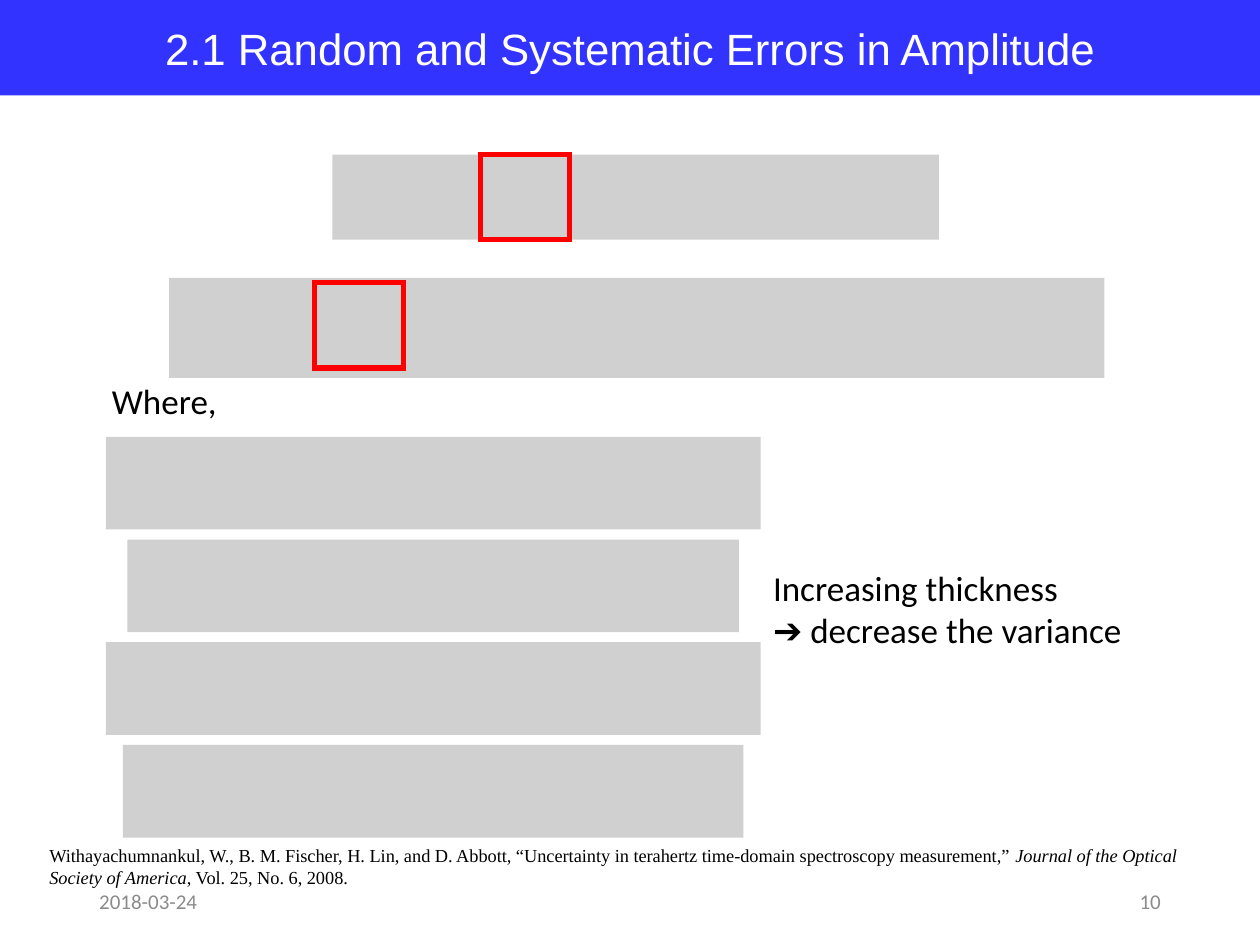
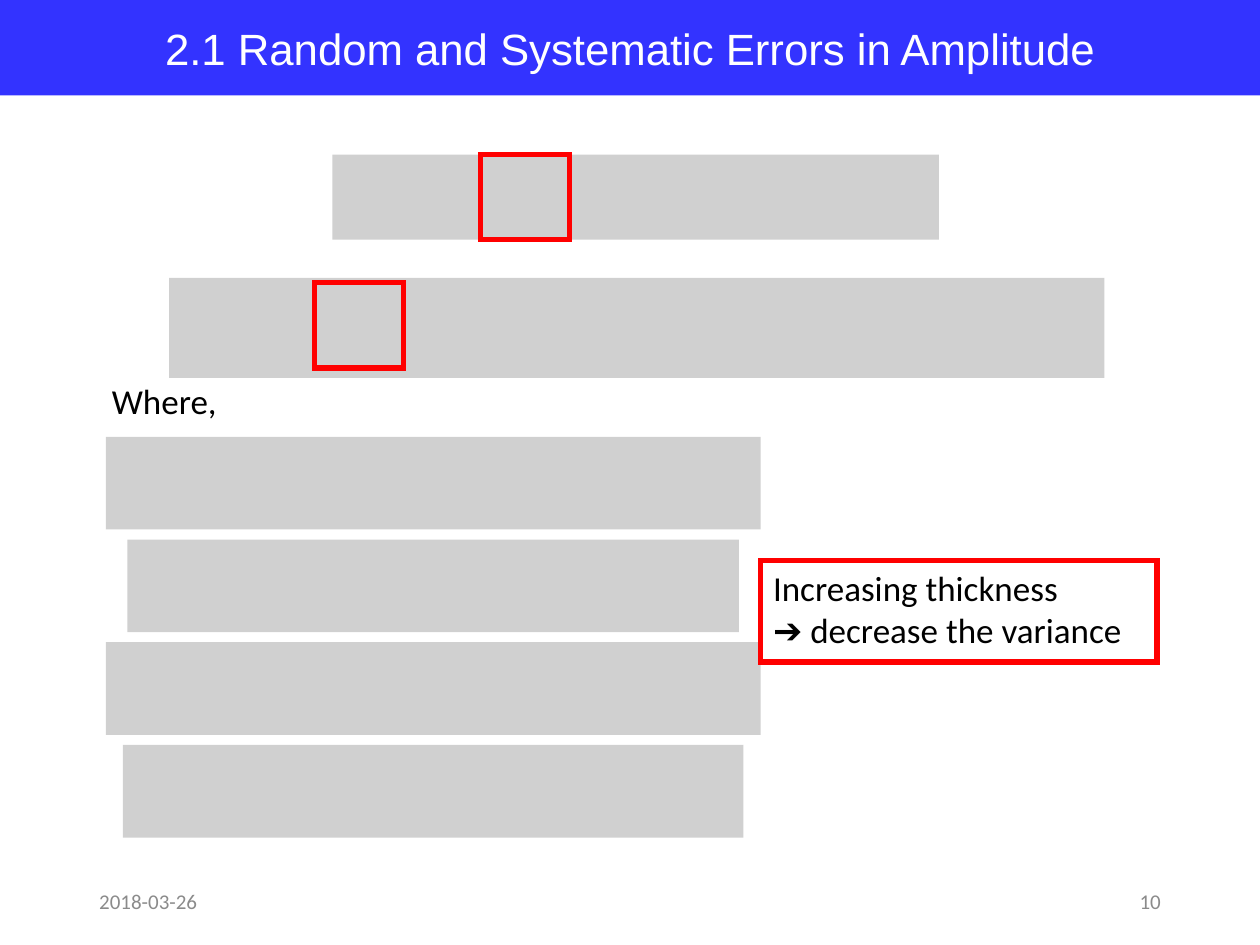
Before and after one commit to jglee96/NBTP_Lab, a slide deck: slide 10 of Terahertz Metrology/Ch4/Terahertz Metrology_Ch4.pptx. Drawn at 1260x945 pixels with LibreOffice and Linux fonts; fonts in the diff are those of the drawing; grey boxes stand for pictures. Boxes give left, top, right and bottom in pixels: in the first picture for what was removed or moved away, otherwise in the second. Text is boxed around its words. In the diff, an @@ line names an element or a change of style, - is before the commit and + after.

```diff
--- a/Terahertz Metrology/Ch4/Terahertz Metrology_Ch4.pptx
+++ b/Terahertz Metrology/Ch4/Terahertz Metrology_Ch4.pptx
@@ rectangle added at (761, 561, 1158, 662), outline #FF0000 3 pt @@
@@ text removed at (49, 849, 1177, 888) @@
-Withayachumnankul, W., B. M. Fischer, H. Lin, and D. Abbott, “Uncertainty in terahertz time-domain spectroscopy measurement,” Journal of the Optical Society of America, Vol. 25, No. 6, 2008.
@@ text at (99, 895, 197, 909): text changed @@
-2018-03-24
+2018-03-26
```
Also in this commit, not shown: 18 other slides changed, 5 other files.
